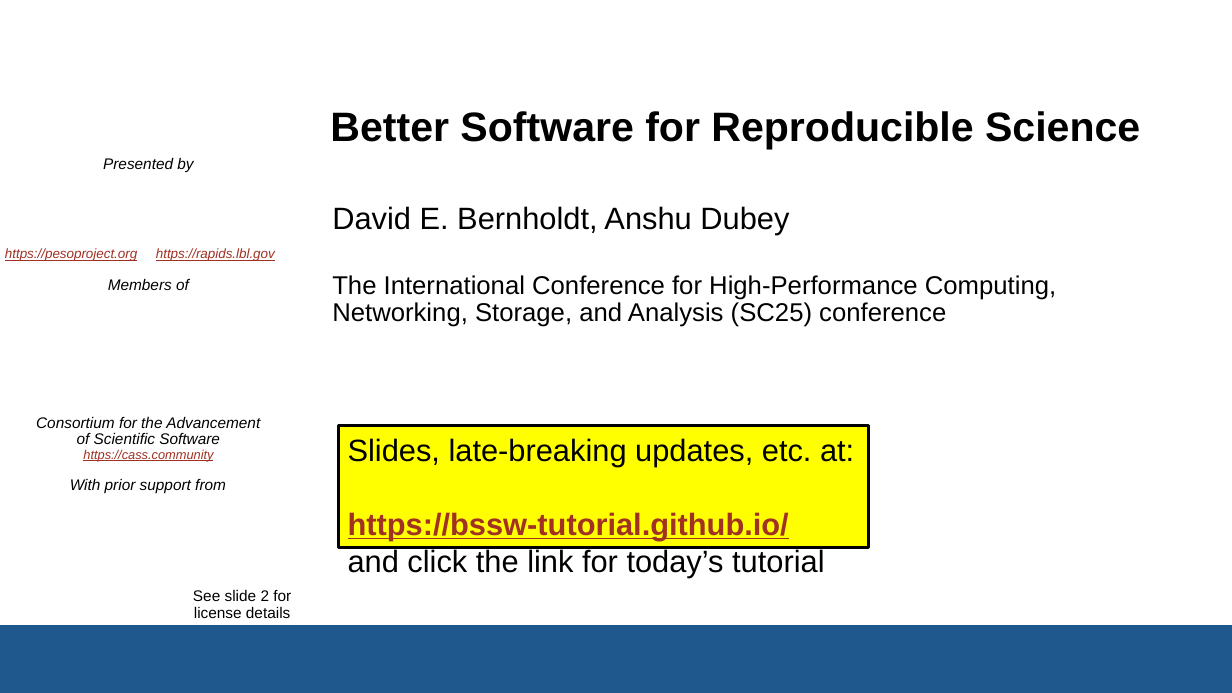
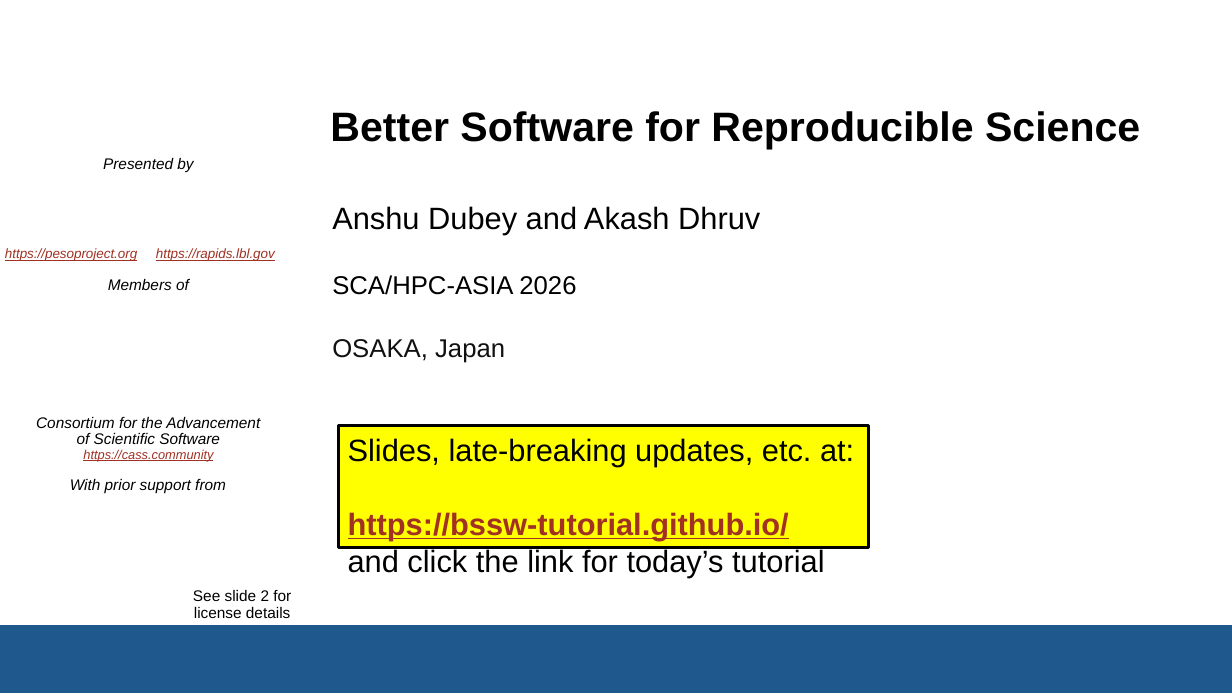
Before and after one commit to bssw-tutorial/presentations, a slide deck: slide 1 of intro.pptx. Drawn at 1232x693 pixels with LibreOffice and Linux fonts; fonts in the diff are those of the drawing; background and template pictures are left out. Boxes give left, top, right and bottom in pixels: in the first picture for what was removed or moved away, otherwise in the second. Text is boxed around its words. In the diff, an @@ line names an element or a change of style, - is before the commit and + after.

```diff
--- a/intro.pptx
+++ b/intro.pptx
@@ subtitle at box(332, 206, 760, 363): text changed @@
-David E. Bernholdt, Anshu Dubey
-The International Conference for High-Performance Computing, Networking, Storage, and Analysis (SC25) conference
+Anshu Dubey and Akash Dhruv
+SCA/HPC-ASIA 2026
+OSAKA, Japan
```
Also in this commit, not shown: 3 other slides changed, 3 other files.
